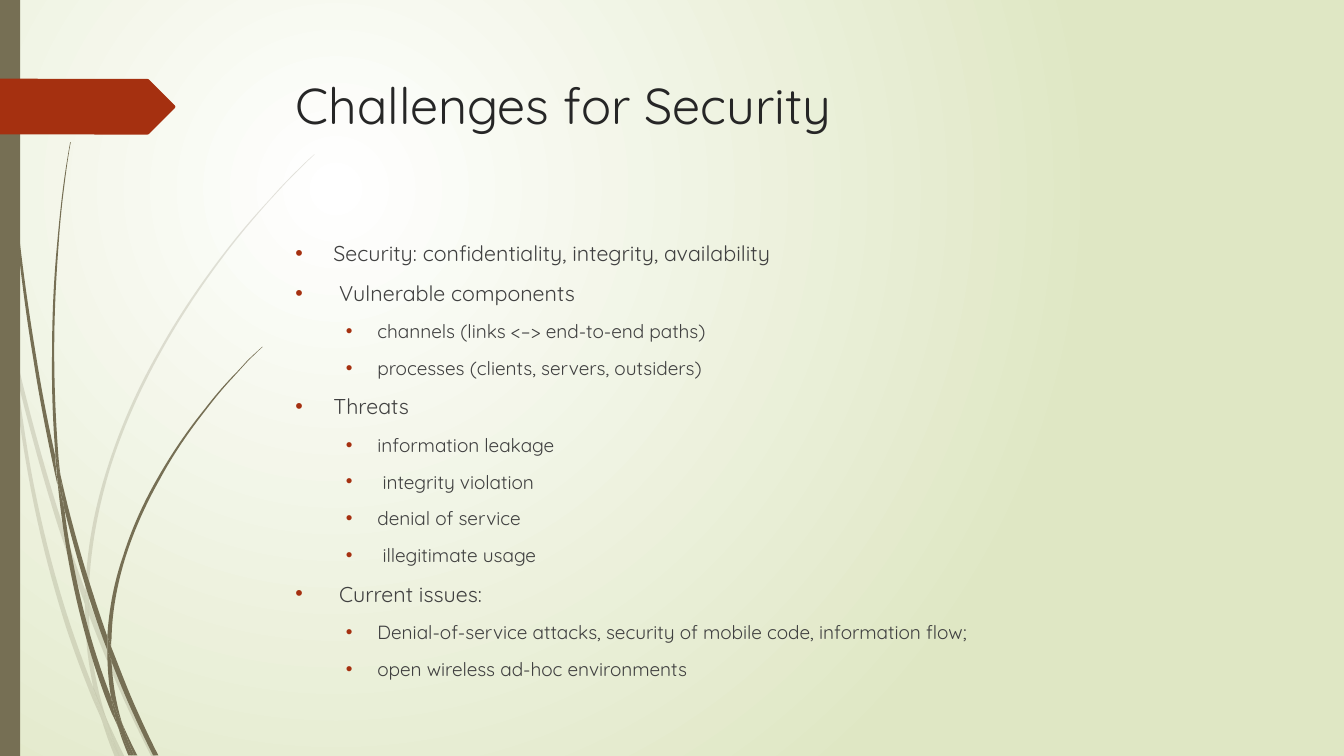
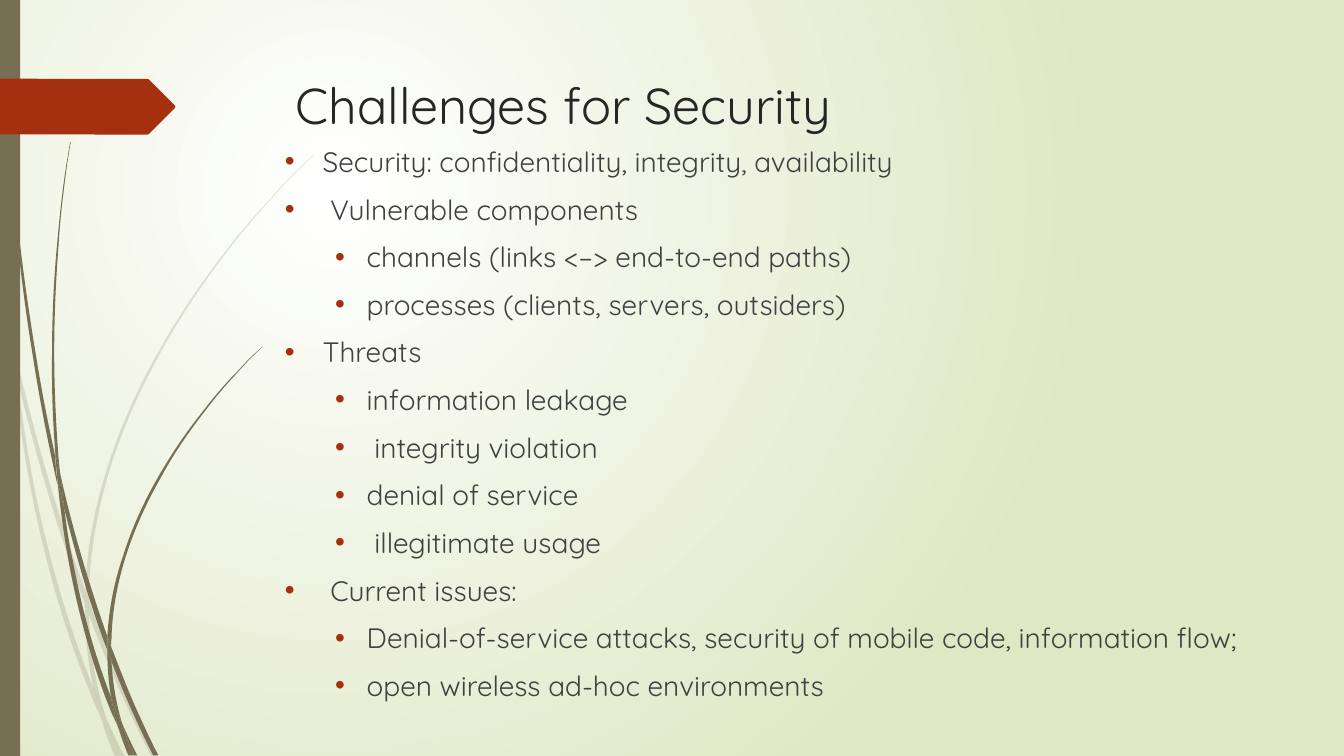
Before and after one commit to sarangparikh22/nmit-blockchain, a slide deck: slide 24 of Distributed Systems 101/Unit1_ppt.pptx. Drawn at 1344x756 pixels with LibreOffice and Linux fonts; fonts in the diff are those of the drawing. Boxes give left, top, right and bottom in pixels: in the first picture for what was removed or moved away, otherwise in the second. Text is boxed around its words. In the diff, an @@ line names an element or a change of style, - is before the commit and + after.

```diff
--- a/Distributed Systems 101/Unit1_ppt.pptx
+++ b/Distributed Systems 101/Unit1_ppt.pptx
@@ text "Security: confidentiality, integrity, availability": place and size @@
-text "Security: confidentiality, integrity, availability" at <box>333,245,966,680</box>
+text "Security: confidentiality, integrity, availability" at <box>323,151,1237,702</box>
@@ text "Security: confidentiality, integrity, availability" at <box>323,151,1237,702</box>: size 15.3 to 20 pt in "Security: confidentiality, integrity, availability", "Vulnerable components", "Threats", "Current issues:"; size 13.6 to 20 pt in "channels (links <–> end-to-end paths)", "processes (clients, servers, outsiders)", "information leakage", "integrity violation" and 4 more places @@
```
Also in this commit, not shown: 3 other slides changed, 49 slides added.
